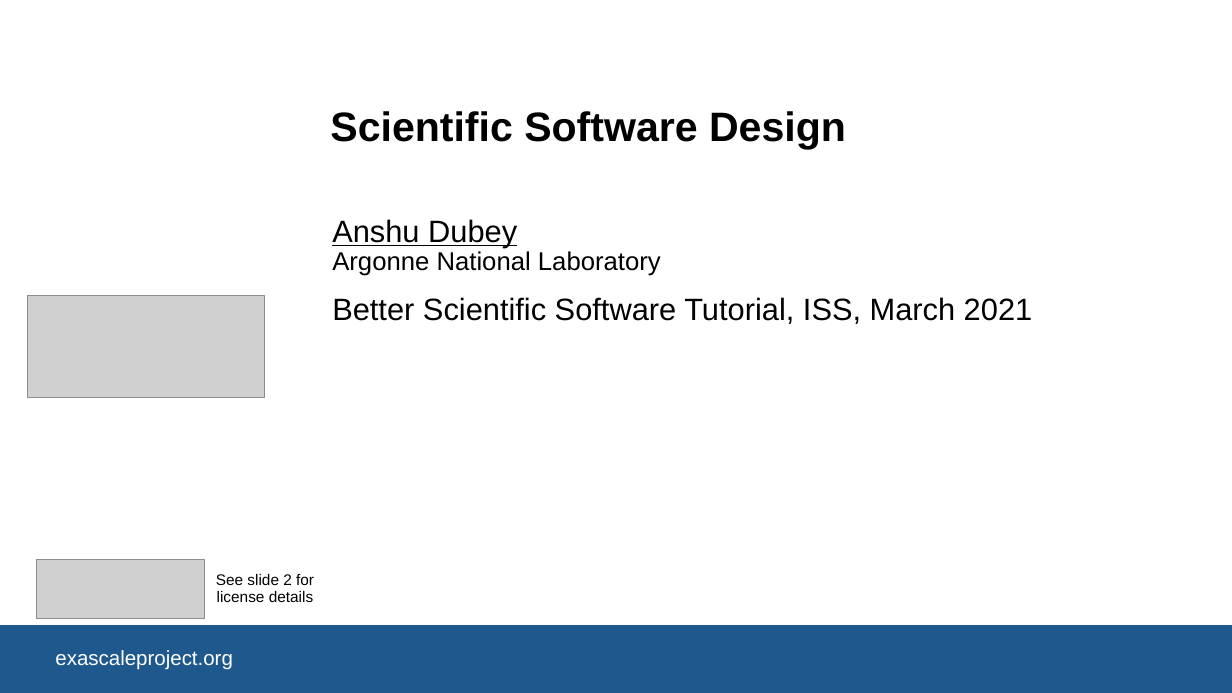
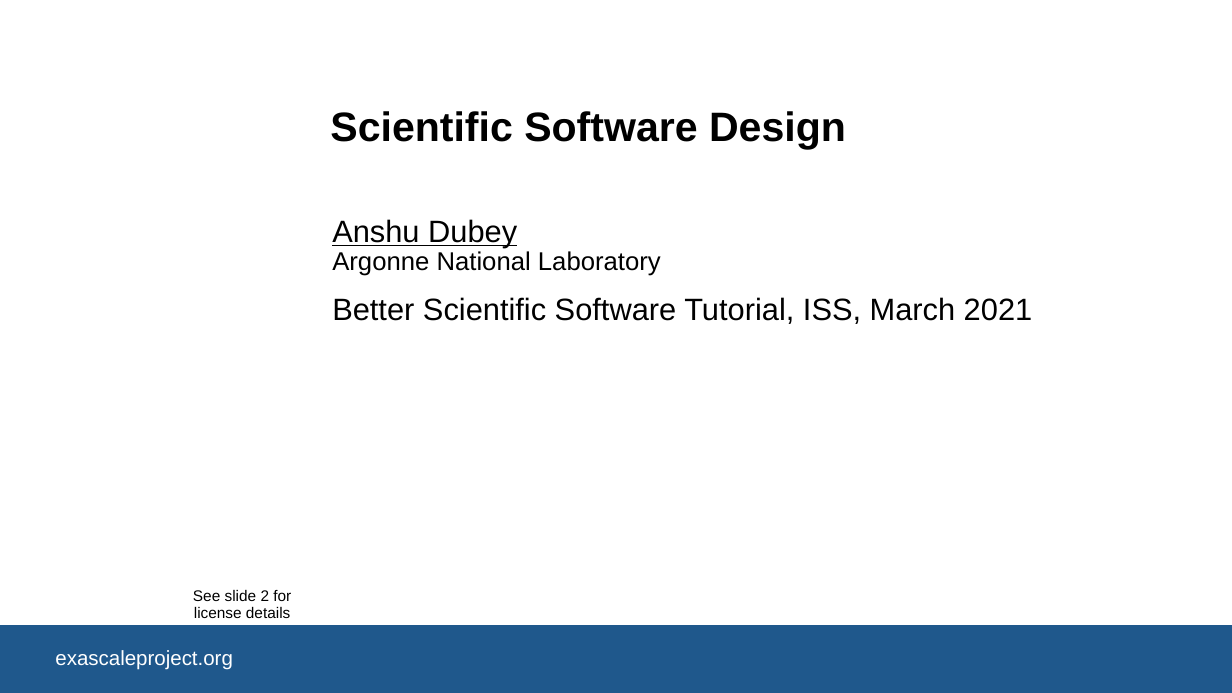
Before and after one commit to bssw-tutorial/presentations, a slide deck: slide 1 of design.pptx. Drawn at 1232x693 pixels with LibreOffice and Linux fonts; fonts in the diff are those of the drawing; grey boxes stand for pictures; background and template pictures are left out. Boxes give left, top, right and bottom in pixels: in the first picture for what was removed or moved away, otherwise in the second. Text is boxed around its words. In the diff, an @@ line names an element or a change of style, - is before the commit and + after.

```diff
--- a/design.pptx
+++ b/design.pptx
@@ picture removed at [28,296,265,397] @@
@@ picture removed at [37,560,205,619] @@
@@ text added at [193,590,291,618], 12 pt, text #000000 @@
+See slide 2 for license details
@@ text removed at [216,574,314,602] @@
-See slide 2 for license details
```
Also in this commit, not shown: 11 other files.
